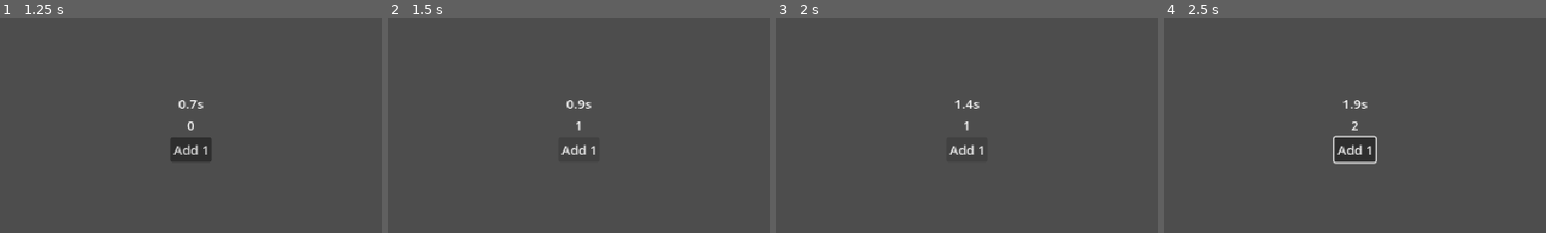
Above: before the commit, frames 1-4 (left to right).
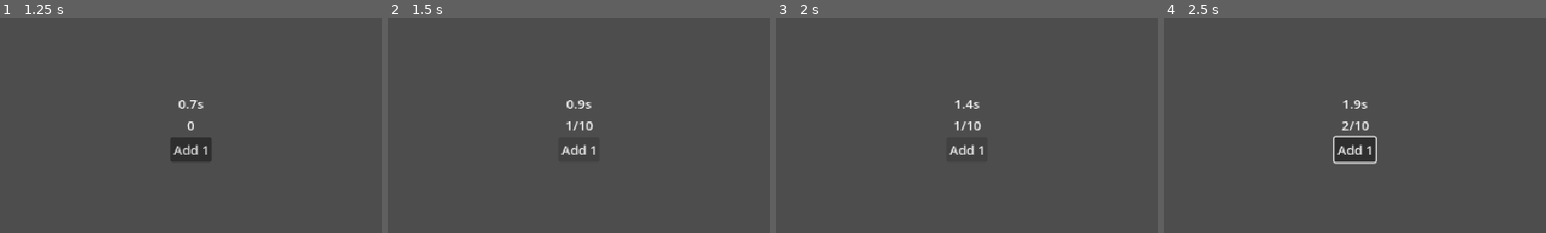
Above: after the commit, the same moments.

Repository: arko-poet/godot-template
Game: Godot game, scene res://scenes/menus/main_menu.tscn
The game is run twice, just before and just after one commit, with the same random seed, the same clock (stepped at 60 frames per second) and the same inputs. Sound files missing from this copy of the repository are replaced by a short silence.
Inputs (mouse positions are % of the whole screen's width and height, from its top left):
- Up to frame 1 (1.25 s): click "Start" at 0.5 s
- Up to frame 2 (1.5 s): click "Add 1" at 1.25 s
- Up to frame 3 (2 s): no input
- Up to frame 4 (2.5 s): tap Enter at 2 s; move the mouse to (72, 45) at 2.02 s; hold Right (ui_right) from 2.03 s (still down); tap I at 2.1 s; click (72, 45) at 2.17 s
The pictures show only the part of the screen within x 25-75%, y 24-74%; the shares and areas given below are measured in that part.

Frame 1 is identical in both runs. In frame 2, 0.2% of the frame differs, in the area x 46-54%, y 48-53%; in frame 3, 0.2%; in frame 4, 0.2%.
Error in both runs: Invalid type in function 'find_keycode_from_string' in base 'OS'. Cannot convert argument 1 from int to String. (res://scripts/autoloads/settings.gd:65)

Commit message:
use game controller to load levels

Diff:
--- a/project/game_controller.gd
+++ b/project/game_controller.gd
@@ -19,7 +19,10 @@
 
 func next_level() -> void:
 	_current_level += 1
-	SceneLoader.load_from_path(_levels[_current_level])
+	if _current_level < _levels.size():
+		SceneLoader.load_from_path(_levels[_current_level])
+	else:
+		win_game()
 
 
 func restart_level() -> void:
--- a/project/game_controller.tscn
+++ b/project/game_controller.tscn
@@ -4,3 +4,4 @@
 
 [node name="GameController" type="Node" unique_id=753798336]
 script = ExtResource("1_3iy47")
+_levels = Array[String](["uid://e35kxql7rqcc", "uid://c2k0lod86n0jx", "uid://b4lyu0tkqwapp"])
--- a/project/scenes/example_game/example_game.tscn
+++ b/project/scenes/example_game/base_level.tscn
@@ -1,16 +1,17 @@
 [gd_scene format=3 uid="uid://d1ujue4jtg46f"]
 
-[ext_resource type="Script" uid="uid://crovuo8whtepl" path="res://scripts/example_game/example_game.gd" id="1_s4vru"]
-[ext_resource type="AudioStream" uid="uid://c4vbqo4n6m3k7" path="res://audio/music/template/Classicals.de - Chopin - Nocturne B. 49 in C-sharp minor 'Lento con gran espressione'.mp3" id="2_jrcqa"]
-[ext_resource type="AudioStream" uid="uid://cyyoajhg1hf4k" path="res://audio/sfx/kenney_ui-audio/Audio/kenney_digital-audio/Audio/pepSound1.ogg" id="3_ekce3"]
-[ext_resource type="PackedScene" uid="uid://brt4e2uh753mt" path="res://scenes/menus/pause_menu.tscn" id="3_wr22y"]
+[ext_resource type="Script" uid="uid://crovuo8whtepl" path="res://scripts/example_game/base_level.gd" id="1_cxly2"]
+[ext_resource type="AudioStream" uid="uid://c4vbqo4n6m3k7" path="res://audio/music/template/Classicals.de - Chopin - Nocturne B. 49 in C-sharp minor 'Lento con gran espressione'.mp3" id="2_nrbsp"]
+[ext_resource type="AudioStream" uid="uid://cyyoajhg1hf4k" path="res://audio/sfx/kenney_ui-audio/Audio/kenney_digital-audio/Audio/pepSound1.ogg" id="3_wc4tu"]
+[ext_resource type="PackedScene" uid="uid://brt4e2uh753mt" path="res://scenes/menus/pause_menu.tscn" id="4_fcrwm"]
 
-[node name="ExampleGame" type="Node" unique_id=1441384683]
-script = ExtResource("1_s4vru")
-background_music = ExtResource("2_jrcqa")
-score_sound = ExtResource("3_ekce3")
+[node name="BaseLevel" type="Node" unique_id=1441384683]
+script = ExtResource("1_cxly2")
+background_music = ExtResource("2_nrbsp")
+score_sound = ExtResource("3_wc4tu")
 
-[node name="PauseMenu" parent="." unique_id=2005489429 instance=ExtResource("3_wr22y")]
+[node name="PauseMenu" parent="." unique_id=2005489429 instance=ExtResource("4_fcrwm")]
+visible = false
 
 [node name="UI" type="Control" parent="." unique_id=1529235199]
 layout_mode = 3
--- /dev/null
+++ b/project/scenes/example_game/level_1.tscn
@@ -0,0 +1,5 @@
+[gd_scene format=3 uid="uid://e35kxql7rqcc"]
+
+[ext_resource type="PackedScene" uid="uid://d1ujue4jtg46f" path="res://scenes/example_game/base_level.tscn" id="1_tdcd7"]
+
+[node name="Level1" unique_id=1441384683 instance=ExtResource("1_tdcd7")]
--- /dev/null
+++ b/project/scenes/example_game/level_2.tscn
@@ -0,0 +1,6 @@
+[gd_scene format=3 uid="uid://c2k0lod86n0jx"]
+
+[ext_resource type="PackedScene" uid="uid://d1ujue4jtg46f" path="res://scenes/example_game/base_level.tscn" id="1_t5t45"]
+
+[node name="Level2" unique_id=1441384683 instance=ExtResource("1_t5t45")]
+required_count = 20
--- /dev/null
+++ b/project/scenes/example_game/level_3.tscn
@@ -0,0 +1,6 @@
+[gd_scene format=3 uid="uid://b4lyu0tkqwapp"]
+
+[ext_resource type="PackedScene" uid="uid://d1ujue4jtg46f" path="res://scenes/example_game/base_level.tscn" id="1_mhqmg"]
+
+[node name="Level3" unique_id=1441384683 instance=ExtResource("1_mhqmg")]
+required_count = 30
--- a/project/scripts/example_game/example_game.gd
+++ b/project/scripts/example_game/base_level.gd
@@ -2,6 +2,7 @@
 
 @export var background_music: AudioStream
 @export var score_sound: AudioStream
+@export var required_count := 10
 
 var elapsed_time := 0.0:
 	set(value):
@@ -11,8 +12,10 @@
 var count := 0:
 	set(value):
 		count = value
-		counter_label.text = str(count)
+		counter_label.text = "%s/%s" % [count, required_count]
 		SfxController.play(score_sound, 0.1)
+		if count >= required_count:
+			GameController.next_level()
 
 @onready var elapsed_time_label: Label = %ElapsedTimeLabel
 @onready var counter_label: Label = %CounterLabel
--- a/project/scripts/menus/main_menu.gd
+++ b/project/scripts/menus/main_menu.gd
@@ -37,7 +37,8 @@
 
 
 func _on_start_game_button_pressed() -> void:
-	SceneLoader.load_from_path(game_scene_path)
+	GameController.load_first_level()
+	#SceneLoader.load_from_path(game_scene_path)
 
 
 func _focus() -> void:
--- a/project/scripts/menus/pause_menu.gd
+++ b/project/scripts/menus/pause_menu.gd
@@ -8,7 +8,8 @@
 
 
 func _ready() -> void:
-	toggle_pause()
+	if visible:
+		toggle_pause()
 
 
 func _input(event: InputEvent) -> void:
Renamed: project/scripts/example_game/example_game.gd.uid -> project/scripts/example_game/base_level.gd.uid
Not shown, changed: docs/dev_notes/dev-notes/09-09-2026.md
